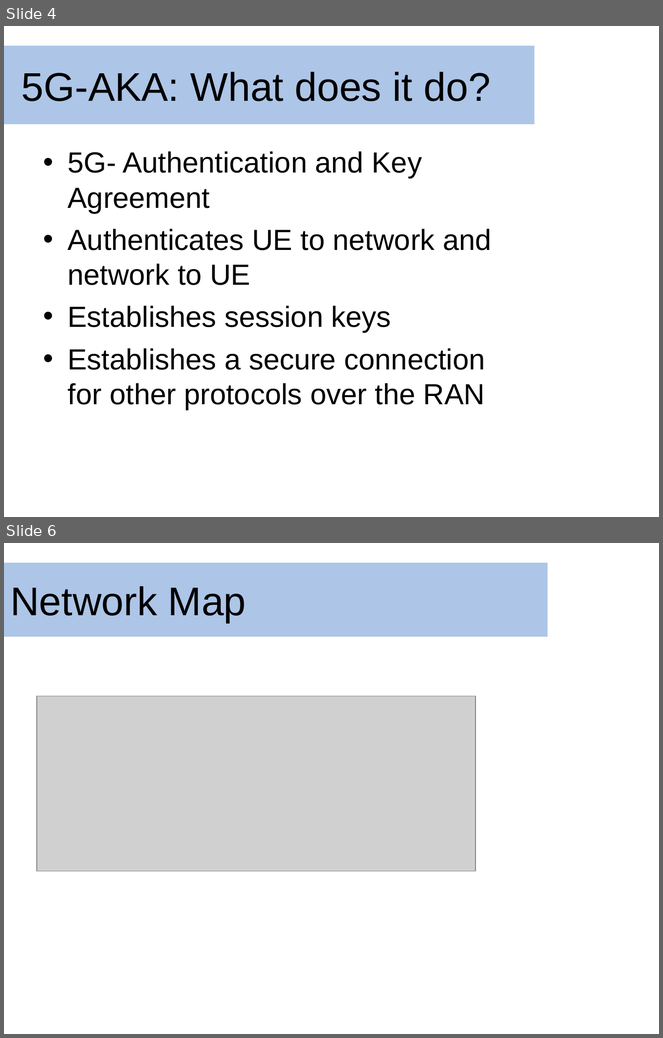
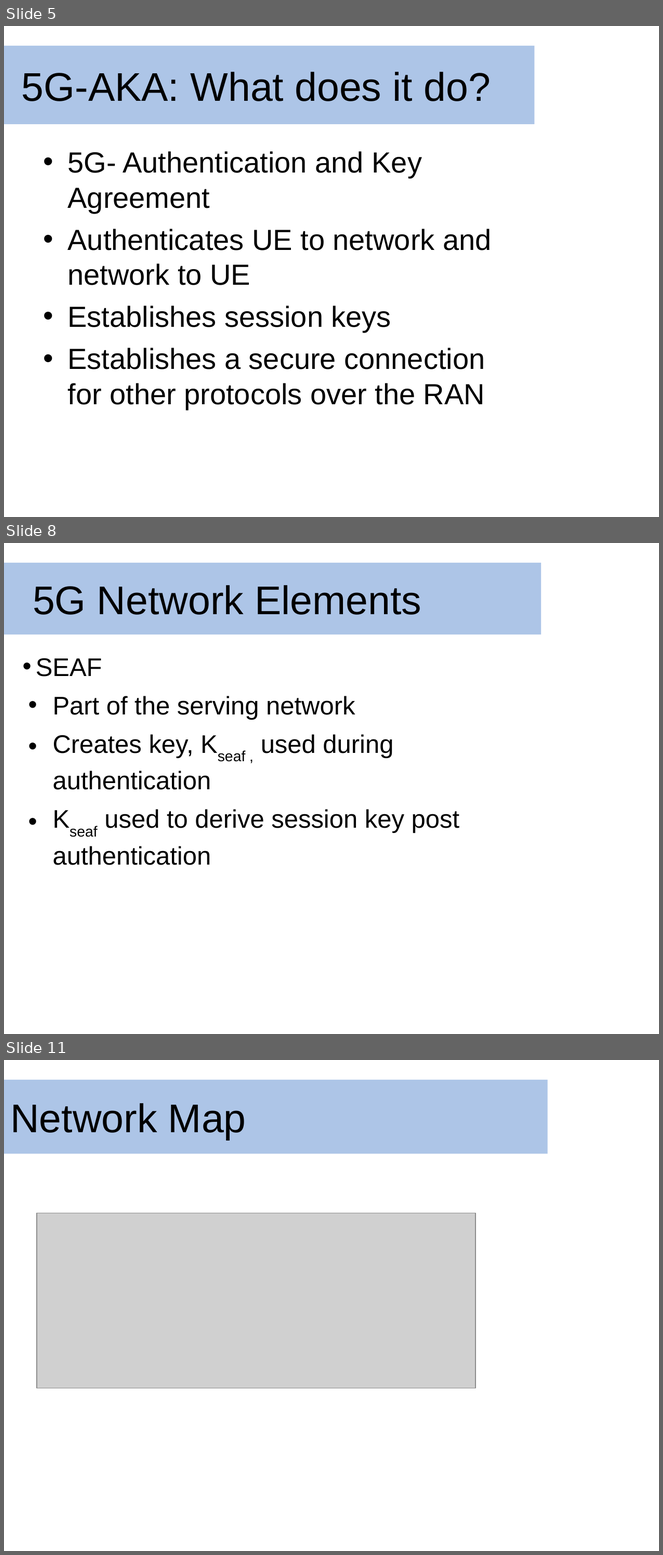
Before and after one commit to dmclayton/5g-security, a slide deck: ppt/5gakaPpt.pptx. Shown one above the other, each under a label of ours: slides 4 and 6 before the commit, slides 5, 8 and 11 after it; the slides between them are not shown. The pictures are 663x1038 and 663x1555 pixels, drawn with LibreOffice and Linux fonts; fonts in the diff are those of the drawing; grey boxes stand for pictures; background and template pictures are left out. Boxes give left, top, right and bottom in pixels: in the first picture for what was removed or moved away, otherwise in the second. Text is boxed around its words. In the diff, an @@ line names an element or a change of style, - is before the commit and + after.

```diff
--- a/ppt/5gakaPpt.pptx
+++ b/ppt/5gakaPpt.pptx
@@ slide 8 added at (x1=4, y1=543, x2=659, y2=1034), background picture (left out) @@
@@ rectangle added at (x1=4, y1=563, x2=541, y2=635), fill #ADC5E7, 44 pt, text #000000 @@
+5G Network Elements
@@ text added at (x1=36, y1=658, x2=460, y2=833), 28 pt, text #000000 @@
+• SEAF
+• Part of the serving network
+• Creates key, Kseaf , used during authentication
+• Kseaf used to derive session key post authentication
@@ what was slide 4 is now slide 5 @@
@@ what was slide 6 is now slide 11 @@
```
Also in this commit, not shown: 2 slides changed, 4 other slides added.
